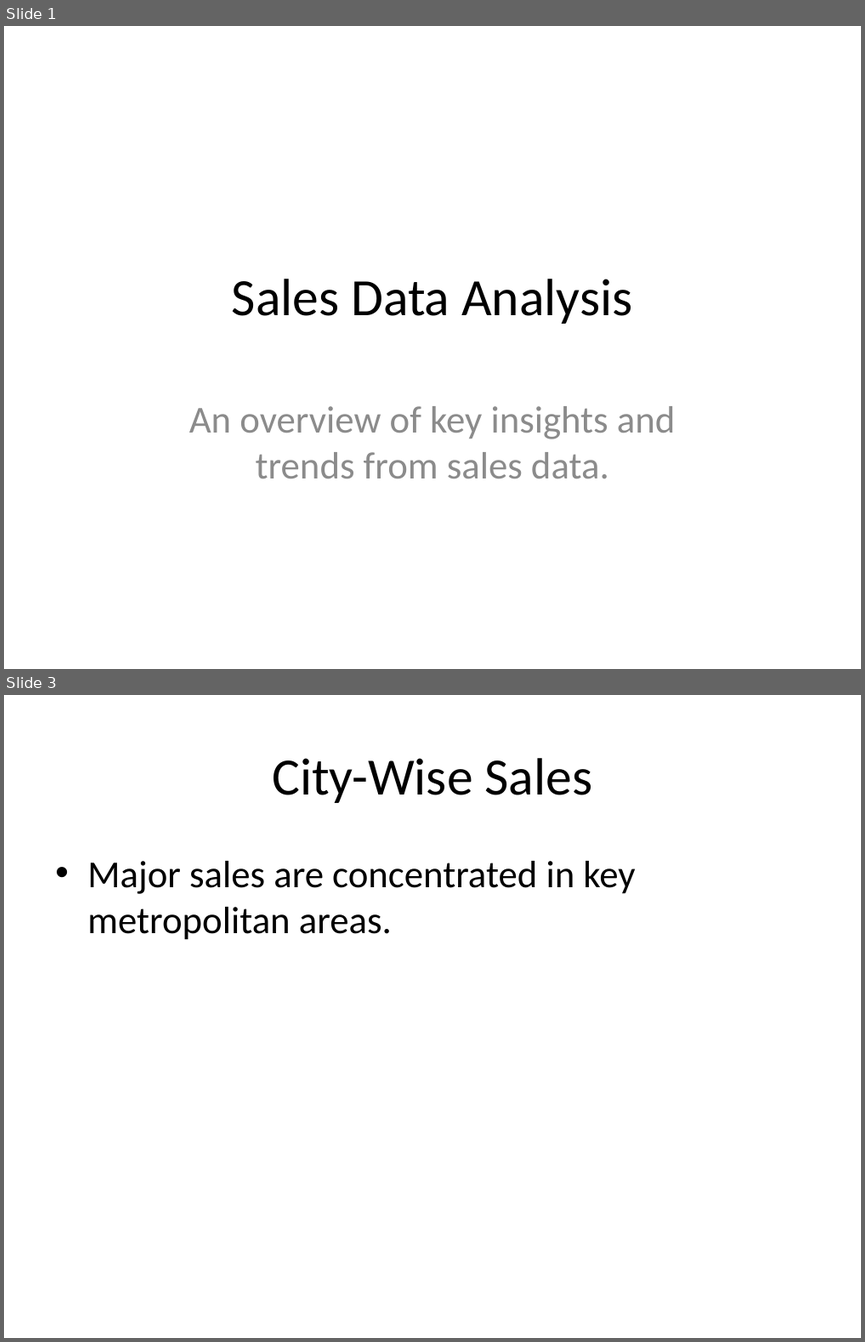
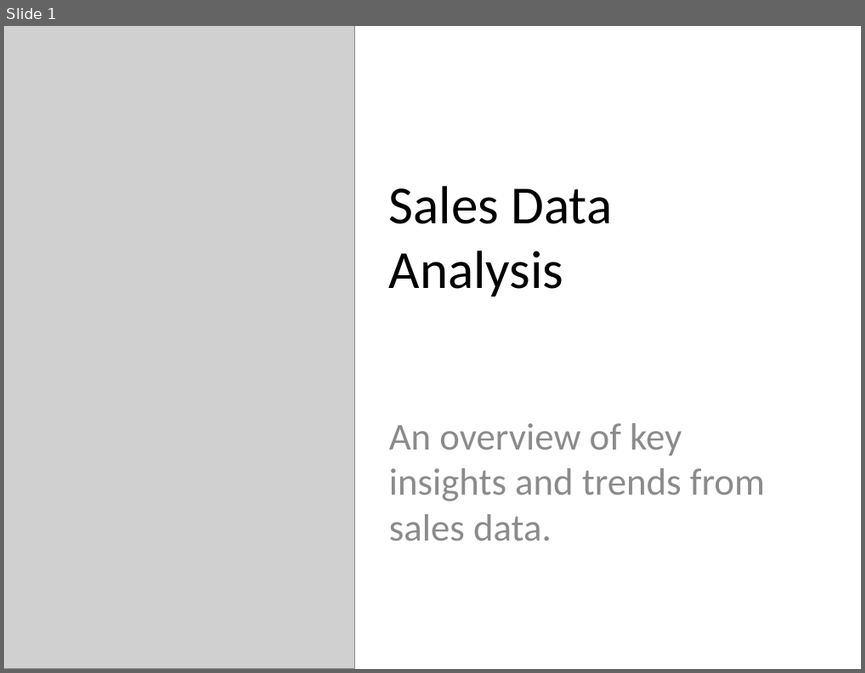
Before and after one commit to PaolaDumbi/Sales_Analysis, a slide deck: Sales_Data_Analysis_Presentation.pptx. Shown one above the other, each under a label of ours: slides 1 and 3 before the commit, slide 1 after it; the slides between them are not shown. The pictures are 865x1342 and 865x673 pixels, drawn with LibreOffice and Linux fonts; fonts in the diff are those of the drawing; grey boxes stand for pictures. Boxes give left, top, right and bottom in pixels: in the first picture for what was removed or moved away, otherwise in the second. Text is boxed around its words. In the diff, an @@ line names an element or a change of style, - is before the commit and + after.

```diff
--- a/Sales_Data_Analysis_Presentation.pptx
+++ b/Sales_Data_Analysis_Presentation.pptx
@@ slide 3 removed at (x1=4, y1=695, x2=861, y2=1338), background #FFFFFF @@
@@ title removed at (x1=272, y1=758, x2=593, y2=803) @@
-City-Wise Sales
@@ text removed at (x1=87, y1=861, x2=635, y2=940) @@
-• Major sales are concentrated in key metropolitan areas.
@@ slide 1 changed as well @@
@@ picture added at (x1=4, y1=26, x2=355, y2=669) @@
@@ title "Sales Data Analysis" moved from (x1=232, y1=278, x2=632, y2=324) to (x1=389, y1=186, x2=613, y2=296) @@
@@ title "Sales Data Analysis" at (x1=389, y1=186, x2=613, y2=296): size 44 to 45 pt; alignment centre to left @@
@@ subtitle "An overview of key insights ..." moved from (x1=189, y1=406, x2=676, y2=478) to (x1=389, y1=423, x2=765, y2=540) @@
@@ subtitle "An overview of key insights ..." at (x1=389, y1=423, x2=765, y2=540): alignment centre to left @@
```
Also in this commit, not shown: 2 other slides changed, 4 slides added, 2 other slides removed, 1 other file.
